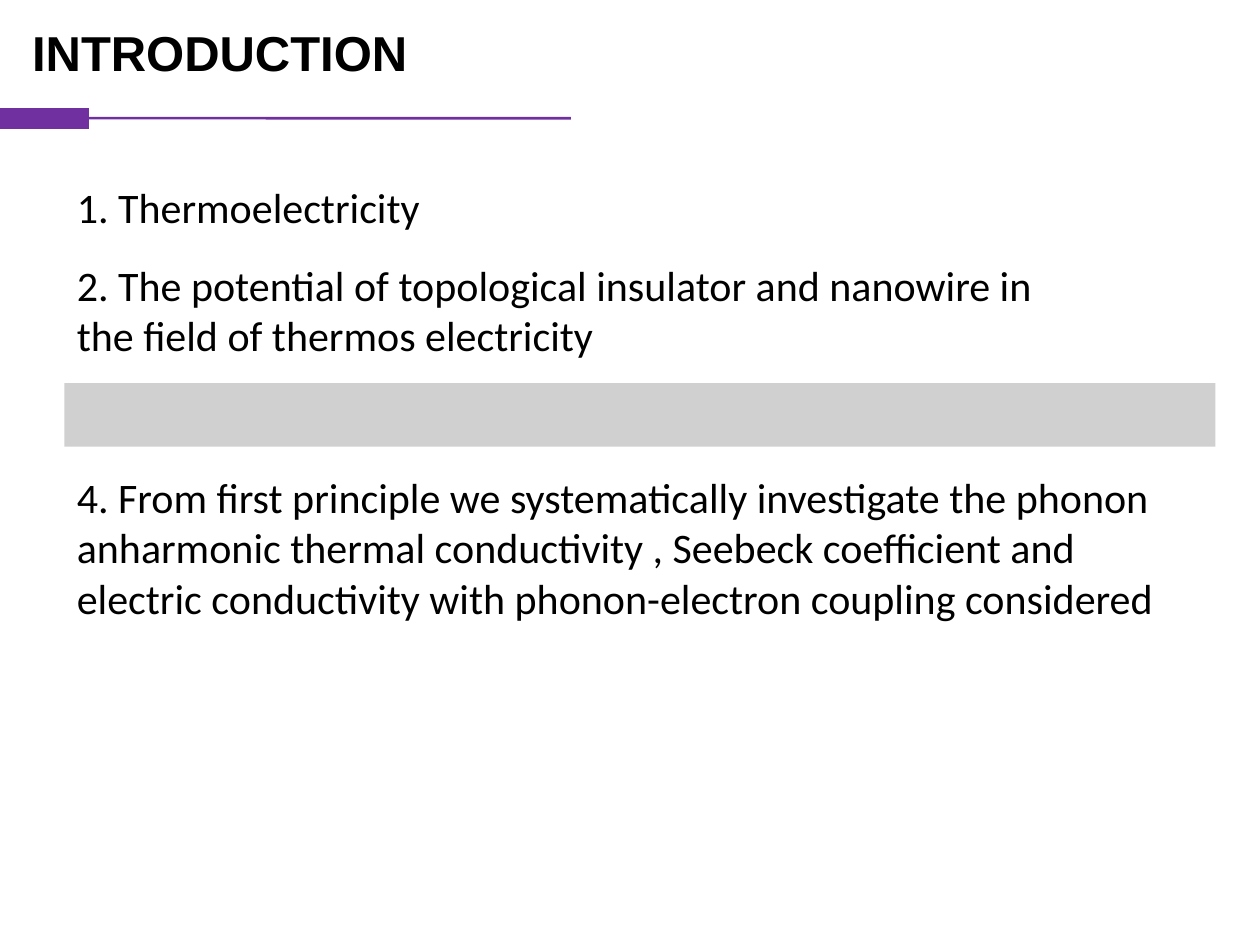
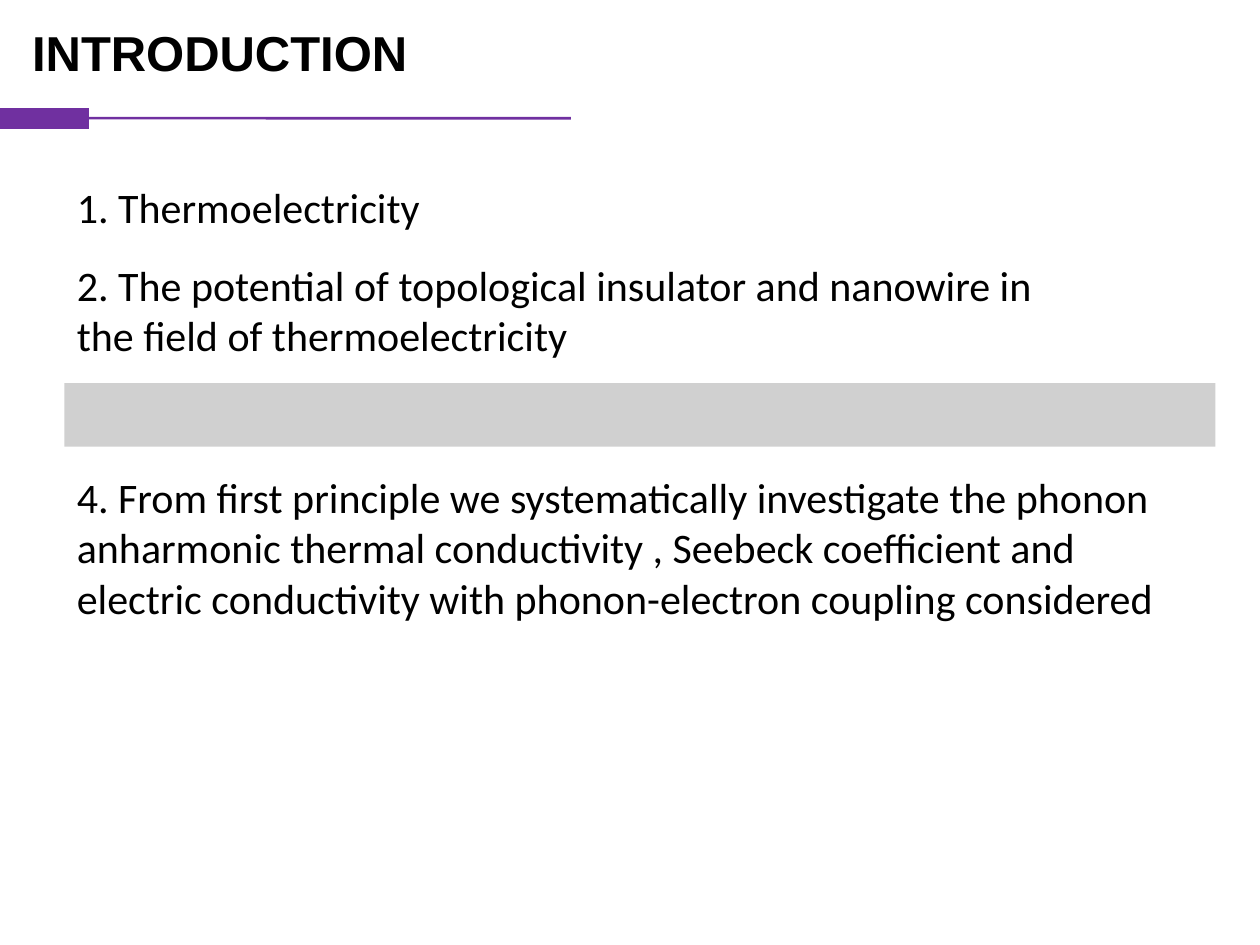
Before and after one commit to vanceeasleaf/paper_bi4i4, a slide deck: slide 2 of bi4i4.pptx. Drawn at 1260x945 pixels with LibreOffice and Linux fonts; fonts in the diff are those of the drawing; grey boxes stand for pictures. Boxes give left, top, right and bottom in pixels: in the first picture for what was removed or moved away, otherwise in the second. Text is boxed around its words. In the diff, an @@ line names an element or a change of style, - is before the commit and + after.

```diff
--- a/bi4i4.pptx
+++ b/bi4i4.pptx
@@ text at (77, 271, 1032, 358): text changed @@
-2. The potential of topological insulator and nanowire in the field of thermos electricity
+2. The potential of topological insulator and nanowire in the field of thermoelectricity
```
Also in this commit, not shown: 8 slides added.
